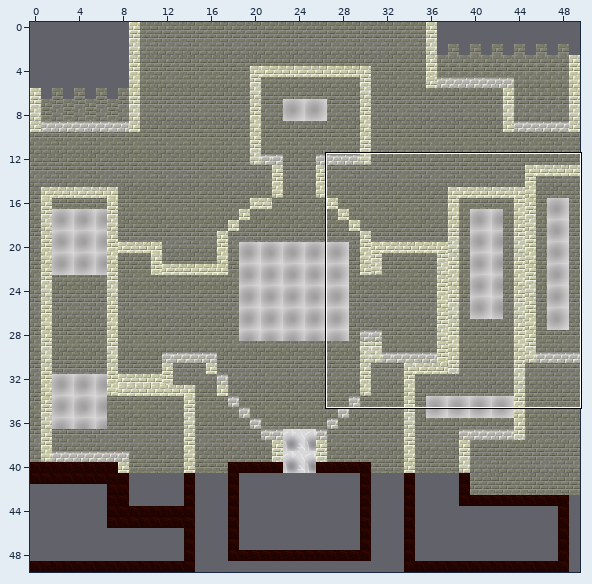
Two states of a Tiled map, tiled/premierNiveau.tmx. Above: a wide view before the commit, with the close-up outlined.
Close-up. Before:
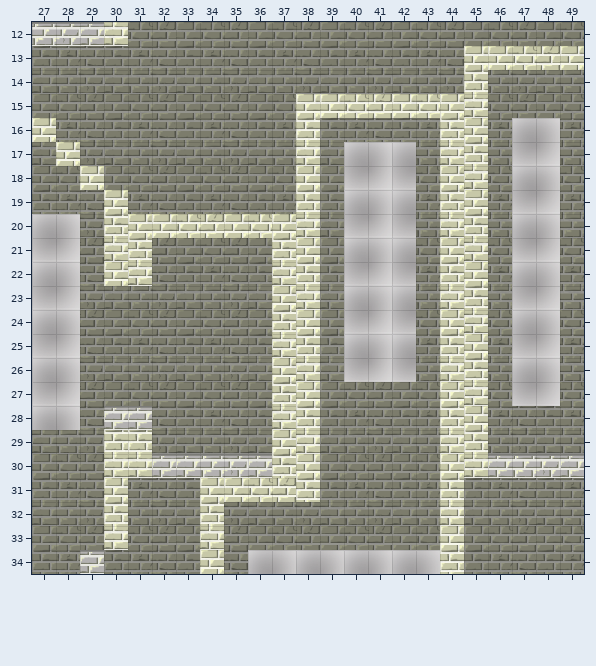
Cells are 32x32 px. Shown: x 27..49, y 12..34. The commit also changed other parts of the map, which this record leaves out.
And afterwards:
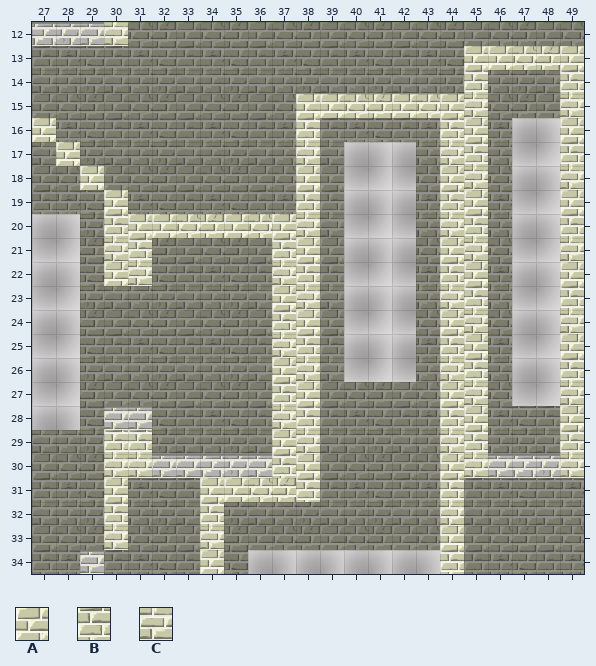
Key: from "tileset": A 0, B 50, C 100.
_ is an empty cell.
Diff:
Layer "deco":
y 14: x 49 _ -> B
y 15: x 49 _ -> C
y 16: x 49 _ -> A
y 17: x 49 _ -> B
y 18: x 49 _ -> C
y 19: x 49 _ -> A
y 20: x 49 _ -> B
y 21: x 49 _ -> C
y 22: x 49 _ -> A
y 23: x 49 _ -> B
y 24: x 49 _ -> C
y 25: x 49 _ -> A
y 26: x 49 _ -> B
y 27: x 49 _ -> C
y 28: x 49 _ -> A
y 29: x 49 _ -> B
y 30: x 49 _ -> C
Boxes around the changes in both close-ups, in picture pixels (x1, y1, x2, y2):
added: (560, 70, 584, 477)
